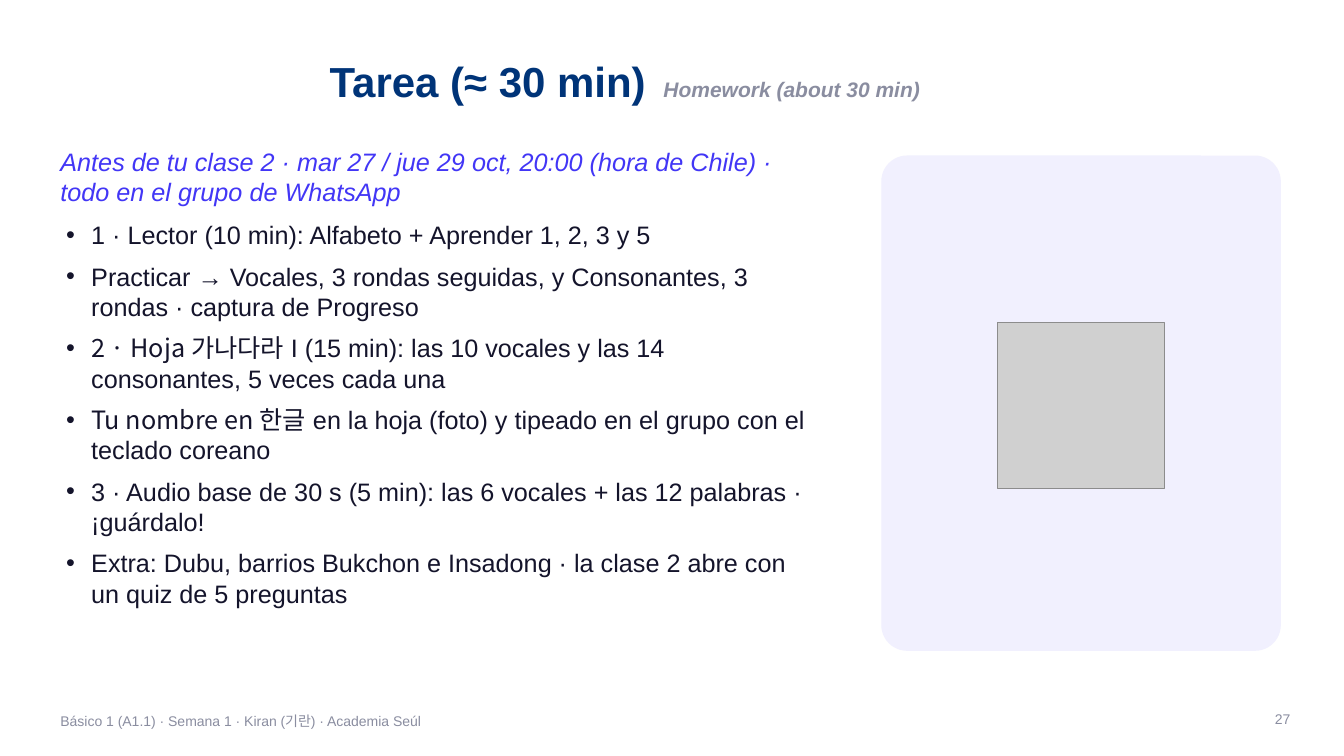
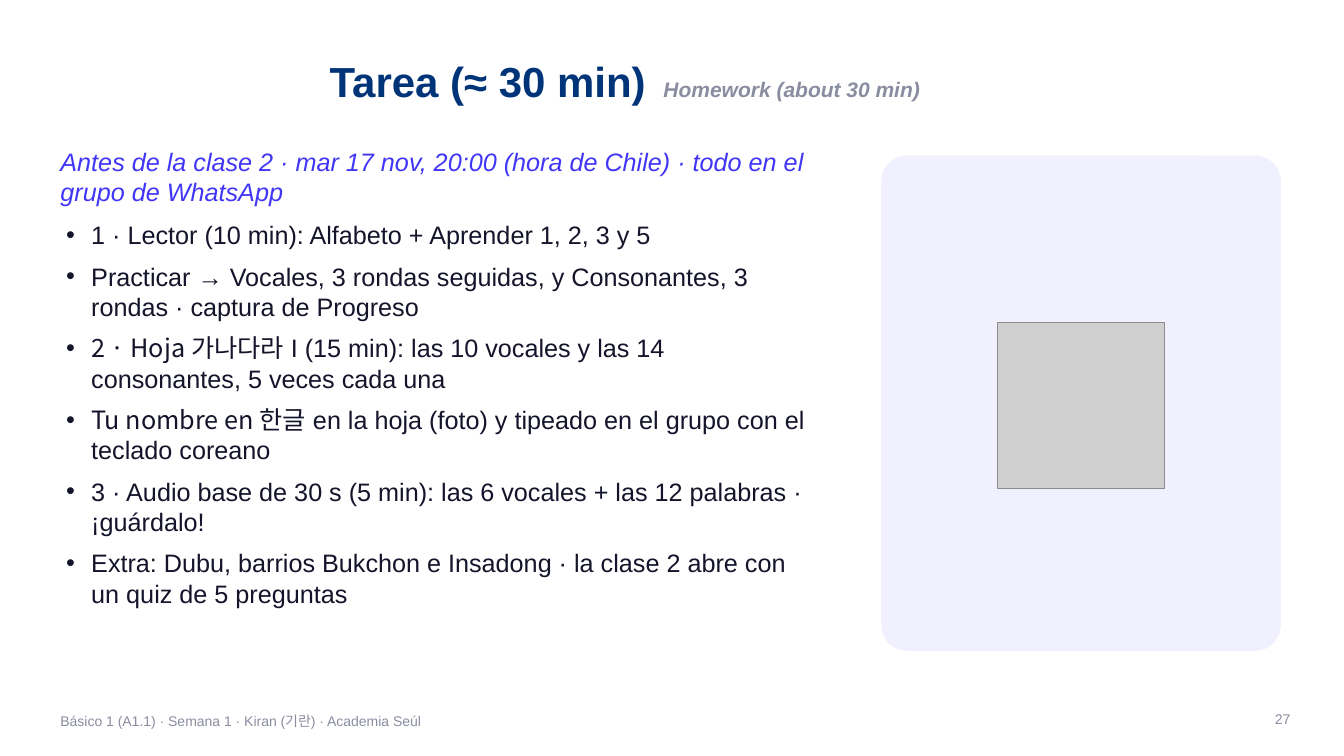
Before and after one commit to academiaseul/ACADEMIASEULWEB, a slide deck: slide 27 of Curriculo/Fase2_Basico1/decks/Basico1_S01_Kiran.pptx. Drawn at 1344x756 pixels with LibreOffice and Linux fonts; fonts in the diff are those of the drawing; grey boxes stand for pictures; background and template pictures are left out. Boxes give left, top, right and bottom in pixels: in the first picture for what was removed or moved away, otherwise in the second. Text is boxed around its words. In the diff, an @@ line names an element or a change of style, - is before the commit and + after.

```diff
--- a/Curriculo/Fase2_Basico1/decks/Basico1_S01_Kiran.pptx
+++ b/Curriculo/Fase2_Basico1/decks/Basico1_S01_Kiran.pptx
@@ text at bbox=[60, 152, 804, 207]: text changed @@
-Antes de tu clase 2 · mar 27 / jue 29 oct, 20:00 (hora de Chile) · todo en el grupo de WhatsApp
+Antes de la clase 2 · mar 17 nov, 20:00 (hora de Chile) · todo en el grupo de WhatsApp
```
Also in this commit, not shown: 2 other slides changed, 23 other files.
